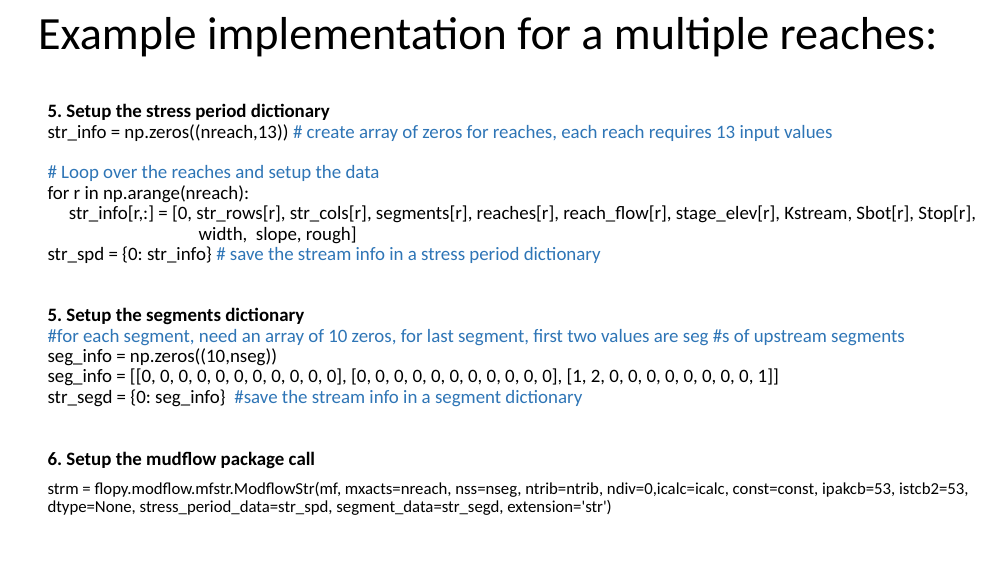
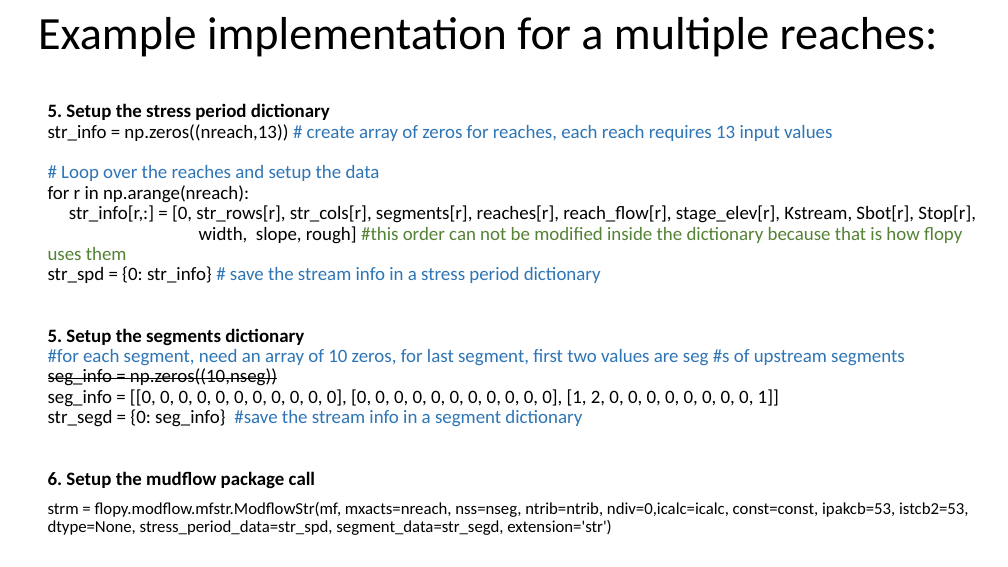
Before and after one commit to GW-modelling-Spring2022/homework-xenidegracia, a slide deck: slide 16 of Working/HW12_WatershedModel/str_package.pptx. Drawn at 1008x567 pixels with LibreOffice and Linux fonts; fonts in the diff are those of the drawing. Boxes give left, top, right and bottom in pixels: in the first picture for what was removed or moved away, otherwise in the second. Text is boxed around its words. In the diff, an @@ line names an element or a change of style, - is before the commit and + after.

```diff
--- a/Working/HW12_WatershedModel/str_package.pptx
+++ b/Working/HW12_WatershedModel/str_package.pptx
@@ text at <box>48,205,976,260</box>: text changed @@
-str_info[r,:] = [0, str_rows[r], str_cols[r], segments[r], reaches[r], reach_flow[r], stage_elev[r], Kstream, Sbot[r], Stop[r], width, slope, rough]
+str_info[r,:] = [0, str_rows[r], str_cols[r], segments[r], reaches[r], reach_flow[r], stage_elev[r], Kstream, Sbot[r], Stop[r], width, slope, rough] #this order can not be modified inside the dictionary because that is how flopy uses them
@@ text at <box>48,368,277,386</box>: strikethrough on in "seg_info = np.zeros((10,nseg))" @@
```
Also in this commit, not shown: 4 other slides changed, 1 other file.
